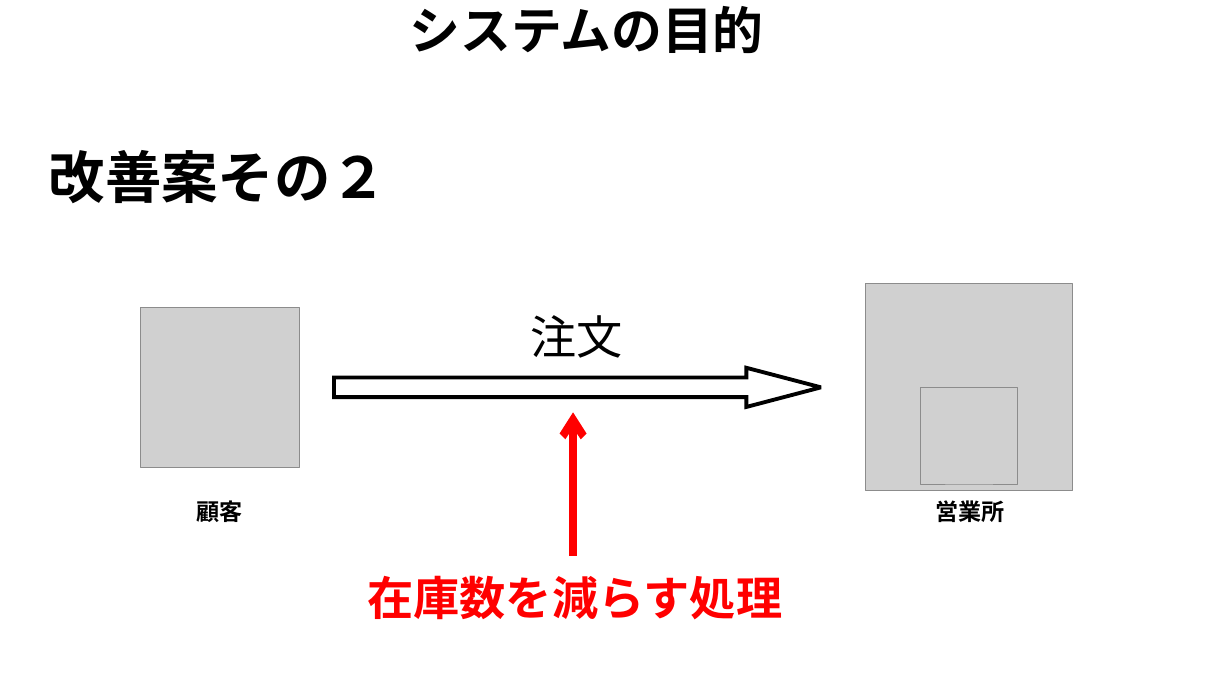
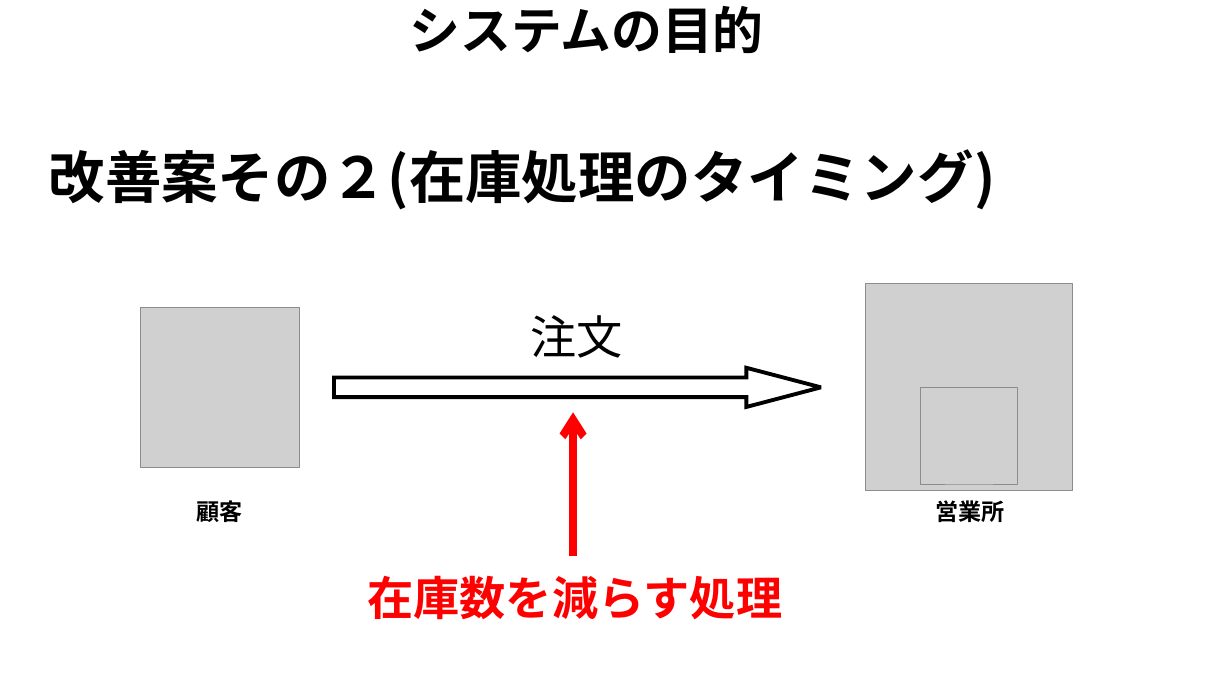
Before and after one commit to Yamanin3/system-devel, a slide deck: slide 6 of 企画発表プレゼンテーション.pptx. Drawn at 1232x693 pixels with LibreOffice and Linux fonts; fonts in the diff are those of the drawing; grey boxes stand for pictures; background and template pictures are left out. Boxes give left, top, right and bottom in pixels: in the first picture for what was removed or moved away, otherwise in the second. Text is boxed around its words. In the diff, an @@ line names an element or a change of style, - is before the commit and + after.

Commit message:
各スライドのタイトルなどを分かりやすいよう修正

```diff
--- a/企画発表プレゼンテーション.pptx
+++ b/企画発表プレゼンテーション.pptx
@@ text at (x1=49, y1=149, x2=996, y2=210): text changed @@
-改善案その２
+改善案その２(在庫処理のタイミング)
```
Also in this commit, not shown: 3 other slides changed.
